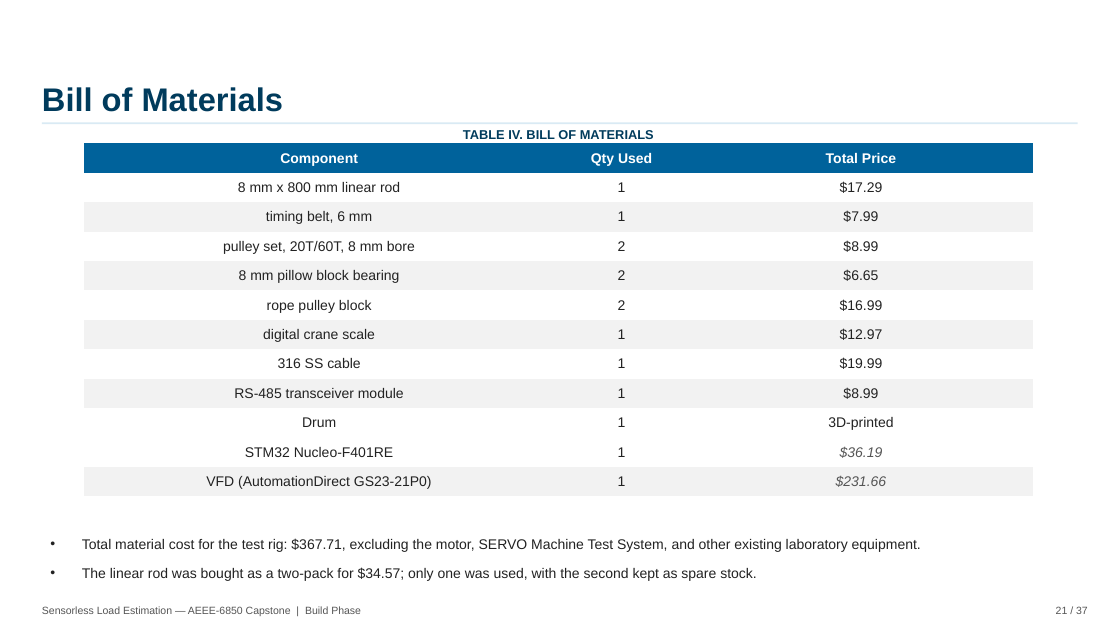
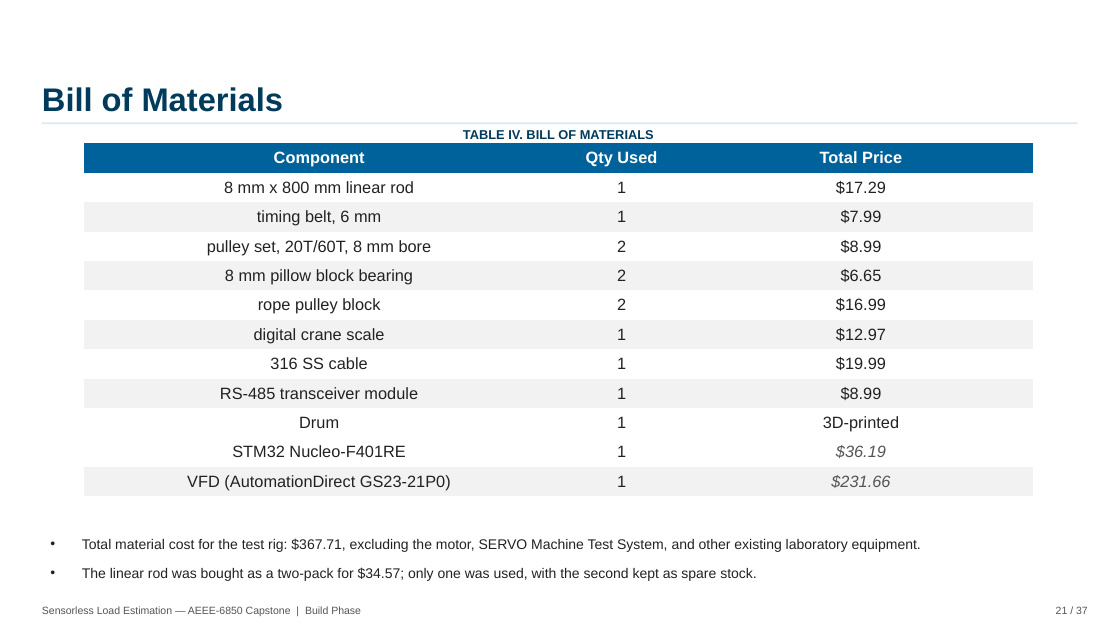
Before and after one commit to David-4529/Capstone, a slide deck: slide 21 of docs/paper/Sensorless_Load_Estimation_Deck_Rev17.pptx. Drawn at 1120x630 pixels with LibreOffice and Linux fonts; fonts in the diff are those of the drawing; background and template pictures are left out. Boxes give left, top, right and bottom in pixels: in the first picture for what was removed or moved away, otherwise in the second. Text is boxed around its words. In the diff, an @@ line names an element or a change of style, - is before the commit and + after.

```diff
--- a/docs/paper/Sensorless_Load_Estimation_Deck_Rev17.pptx
+++ b/docs/paper/Sensorless_Load_Estimation_Deck_Rev17.pptx
@@ table at [84,144,1033,526] @@
@@ size 12 to 14 pt @@
```
Also in this commit, not shown: 11 other slides changed.
